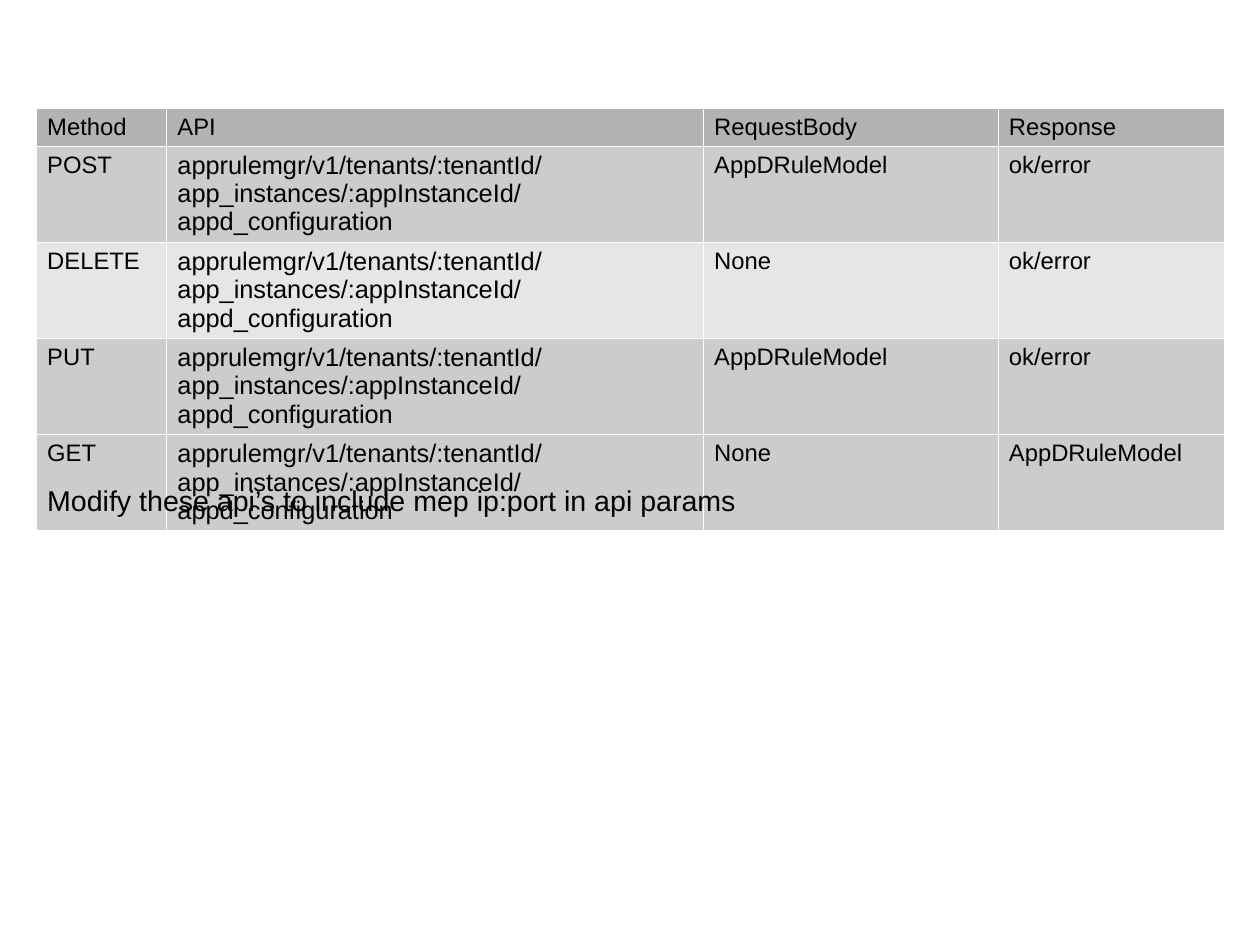
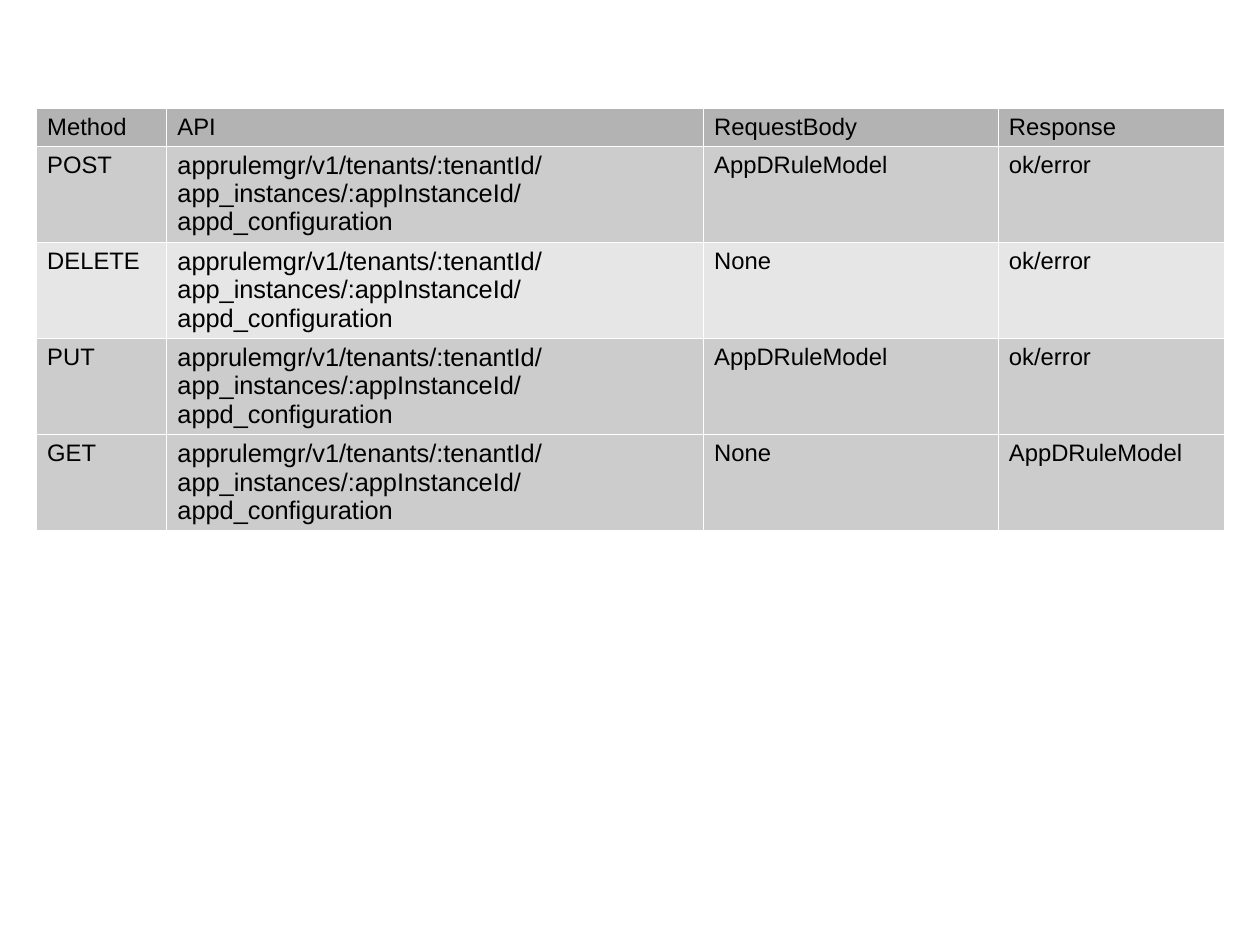
Before and after one commit to EdgeGallery/community, a slide deck: slide 7 of MECM PT/Release V1.1/Edge Autonomous Portal.pptx (slide 8 before the commit). Drawn at 1260x945 pixels with LibreOffice and Linux fonts; fonts in the diff are those of the drawing. Boxes give left, top, right and bottom in pixels: in the first picture for what was removed or moved away, otherwise in the second. Text is boxed around its words. In the diff, an @@ line names an element or a change of style, - is before the commit and + after.

```diff
--- a/MECM PT/Release V1.1/Edge Autonomous Portal.pptx
+++ b/MECM PT/Release V1.1/Edge Autonomous Portal.pptx
@@ text removed at (47,488,735,516) @@
-Modify these api’s to include mep ip:port in api params
```
Also in this commit, not shown: 3 other slides changed, 7 slides added.
